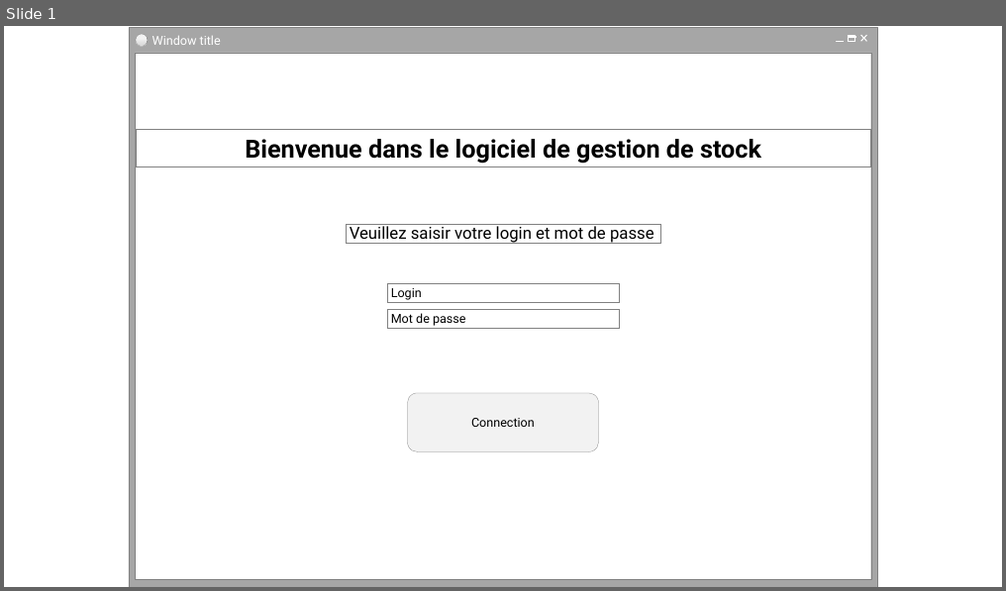
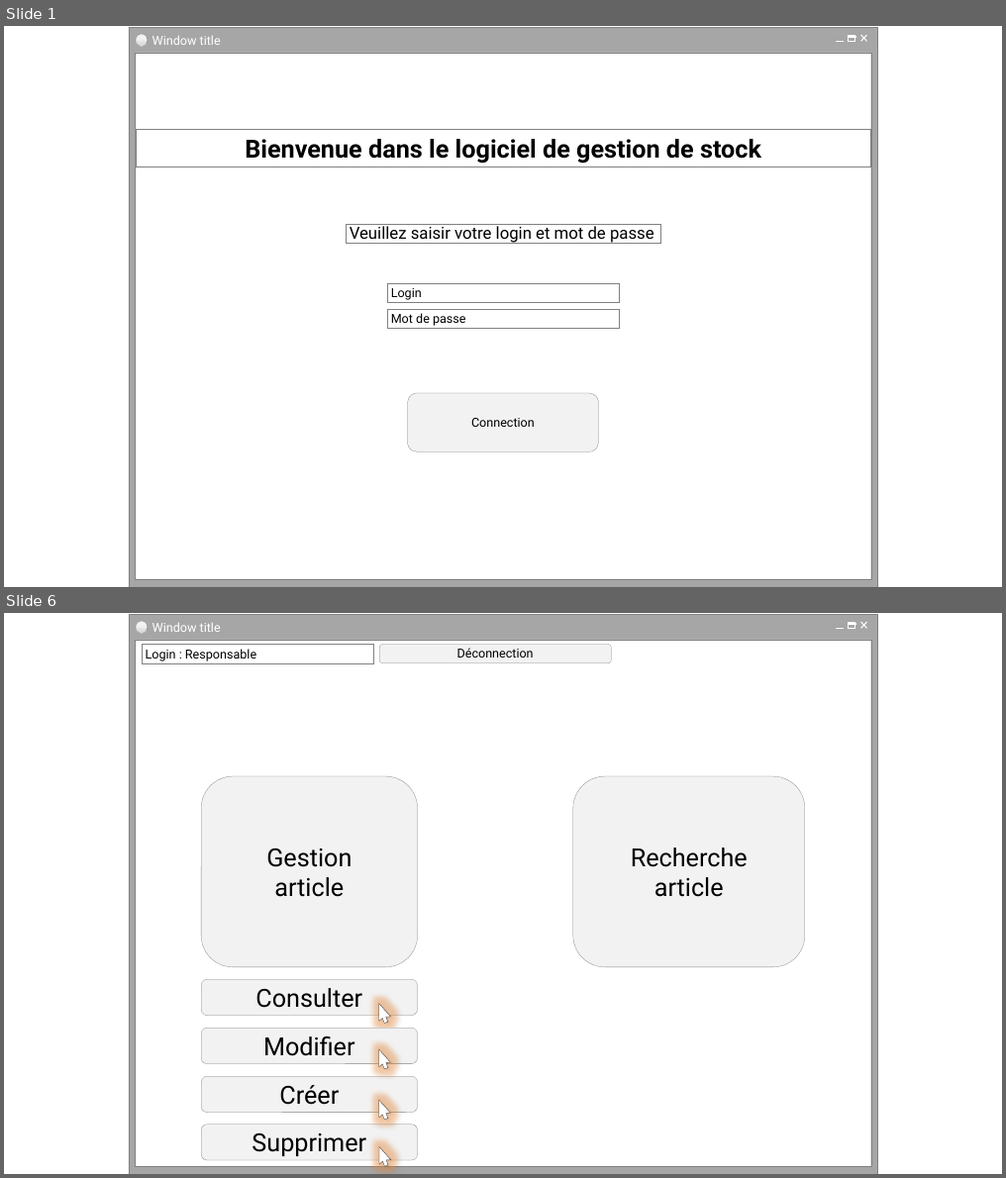
Before and after one commit to cedricbannelier/Projet2, a slide deck: Documents/Maquette.pptx. Shown one above the other, each under a label of ours: slide 1 before the commit, slides 1 and 6 after it; the slides between them are not shown. The pictures are 1006x591 and 1006x1178 pixels, drawn with LibreOffice and Linux fonts; fonts in the diff are those of the drawing. Boxes give left, top, right and bottom in pixels: in the first picture for what was removed or moved away, otherwise in the second. Text is boxed around its words. In the diff, an @@ line names an element or a change of style, - is before the commit and + after.

Commit message:
Ajout gestion emplacement dans les diagrammes

```diff
--- a/Documents/Maquette.pptx
+++ b/Documents/Maquette.pptx
@@ slide 6 added at [4,613,1002,1174], background #FFFFFF @@
@@ group added at [129,615,877,1174]: 5 rectangles, 2 lines, 1 text, 1 ellipse @@
+Window title
@@ rectangle added at [142,645,374,663], fill #FFFFFF, outline #808080 0.25 pt, 12 pt, text #000000 @@
+Login : Responsable
@@ rounded rectangle added at [380,645,612,663], fill #F2F2F2, outline #808080 0.25 pt, 12 pt, text #000000 @@
+Déconnection
@@ rounded rectangle added at [201,776,417,967], fill #F2F2F2, outline #808080 0.25 pt, 24 pt, text #000000 @@
+Gestion
+article
@@ rounded rectangle added at [573,776,805,967], fill #F2F2F2, outline #808080 0.25 pt, 24 pt, text #000000 @@
+Recherche
+article
@@ rounded rectangle added at [201,980,417,1016], fill #F2F2F2, outline #808080 0.25 pt, 24 pt, text #000000 @@
+Consulter
@@ freeform shape added at [373,1001,393,1025], fill #FFFFFF, outline #262626 0.25 pt @@
@@ rounded rectangle added at [201,1029,417,1064], fill #F2F2F2, outline #808080 0.25 pt, 24 pt, text #000000 @@
+Modifier
@@ freeform shape added at [373,1048,393,1071], fill #FFFFFF, outline #262626 0.25 pt @@
@@ rounded rectangle added at [201,1076,417,1112], fill #F2F2F2, outline #808080 0.25 pt, 24 pt, text #000000 @@
+Créer
@@ freeform shape added at [373,1098,393,1122], fill #FFFFFF, outline #262626 0.25 pt @@
@@ rounded rectangle added at [201,1124,417,1160], fill #F2F2F2, outline #808080 0.25 pt, 24 pt, text #000000 @@
+Supprimer
@@ freeform shape added at [373,1146,393,1168], fill #FFFFFF, outline #262626 0.25 pt @@
```
Also in this commit, not shown: 3 slides changed, 2 other slides added, 1 slide removed, 4 other files.
